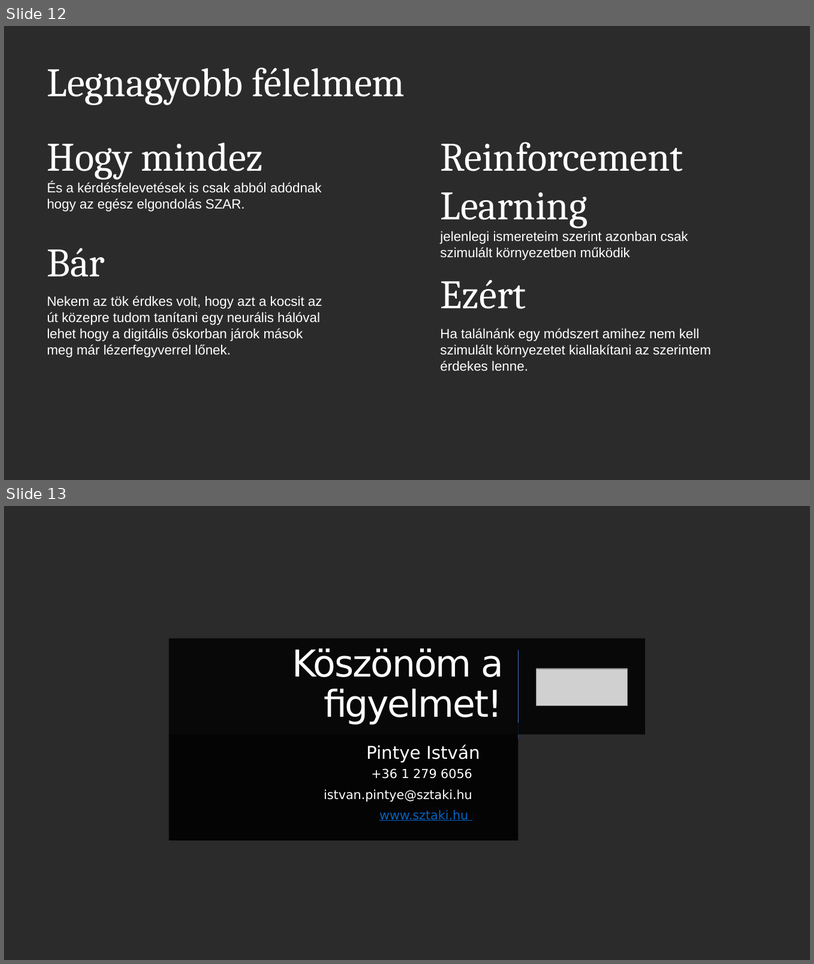
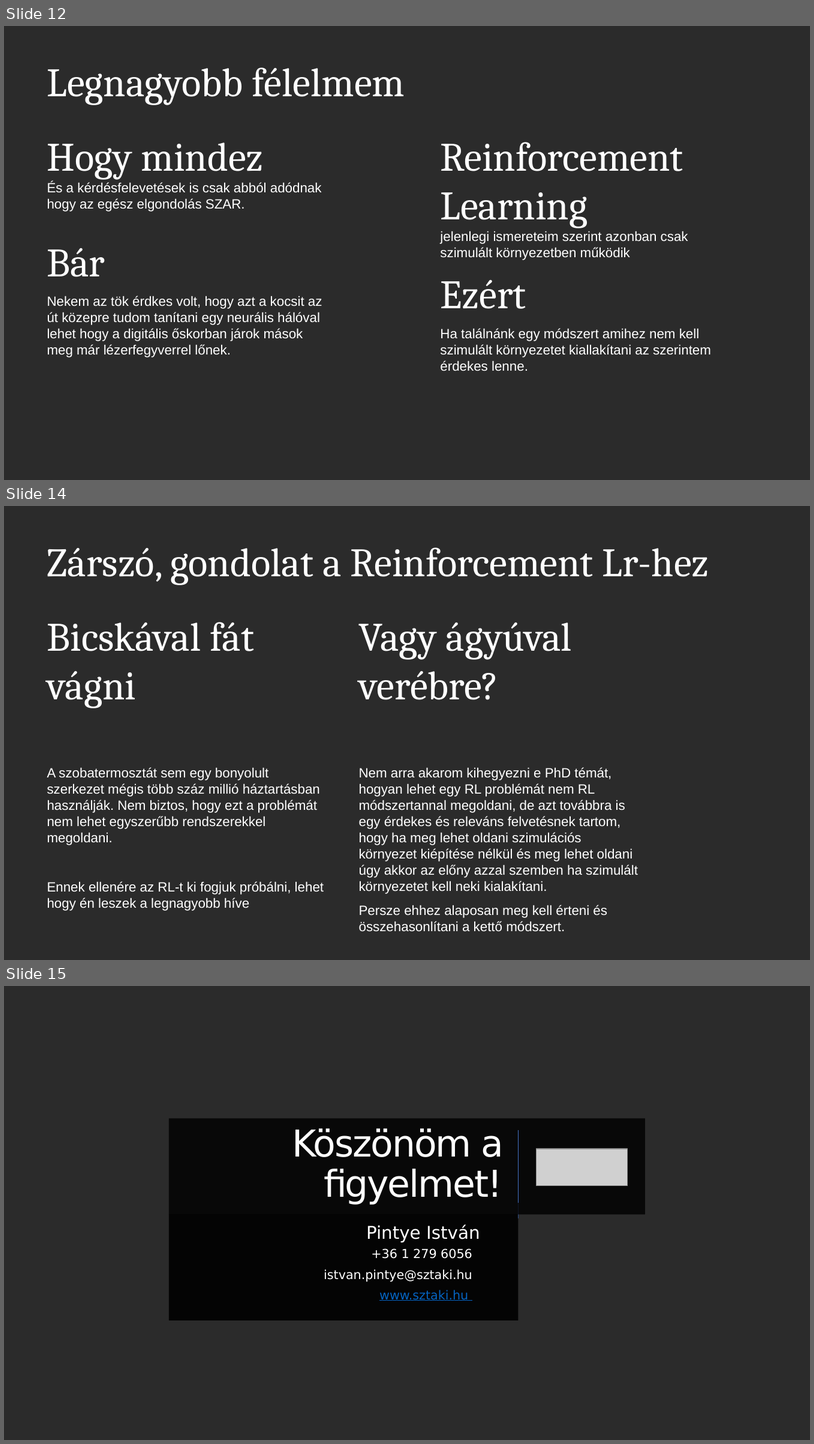
Before and after one commit to JoDeMiro/Micado-Optimizer-Test, a slide deck: ppt/PhD-Tervek-Jozsefnek.pptx. Shown one above the other, each under a label of ours: slides 12 and 13 before the commit, slides 12, 14 and 15 after it; the slides between them are not shown. The pictures are 814x964 and 814x1444 pixels, drawn with LibreOffice and Linux fonts; fonts in the diff are those of the drawing; grey boxes stand for pictures; background and template pictures are left out; a plain dark background stands for a picture behind light text. Boxes give left, top, right and bottom in pixels: in the first picture for what was removed or moved away, otherwise in the second. Text is boxed around its words. In the diff, an @@ line names an element or a change of style, - is before the commit and + after.

```diff
--- a/ppt/PhD-Tervek-Jozsefnek.pptx
+++ b/ppt/PhD-Tervek-Jozsefnek.pptx
@@ slide 14 added at [4, 506, 810, 960], background picture (left out) @@
@@ text added at [47, 547, 709, 585], 48 pt, text #FFFFFF @@
+Zárszó, gondolat a Reinforcement Lr-hez
@@ text added at [47, 622, 324, 910], 16 pt, text #FFFFFF @@
+Bicskával fát vágni
+A szobatermosztát sem egy bonyolult szerkezet mégis több száz millió háztartásban használják. Nem biztos, hogy ezt a problémát nem lehet egyszerűbb rendszerekkel megoldani.
+Ennek ellenére az RL-t ki fogjuk próbálni, lehet hogy én leszek a legnagyobb híve
@@ text added at [359, 622, 638, 931], 16 pt, text #FFFFFF @@
+Vagy ágyúval verébre?
+Nem arra akarom kihegyezni e PhD témát, hogyan lehet egy RL problémát nem RL módszertannal megoldani, de azt továbbra is egy érdekes és releváns felvetésnek tartom, hogy ha meg lehet oldani szimulációs környezet kiépítése nélkül és meg lehet oldani úgy akkor az előny azzal szemben ha szimulált környezetet kell neki kialakítani.
+Persze ehhez alaposan meg kell érteni és összehasonlítani a kettő módszert.
@@ what was slide 13 is now slide 15 @@
```
Also in this commit, not shown: 1 slide changed, 1 other slide added.
